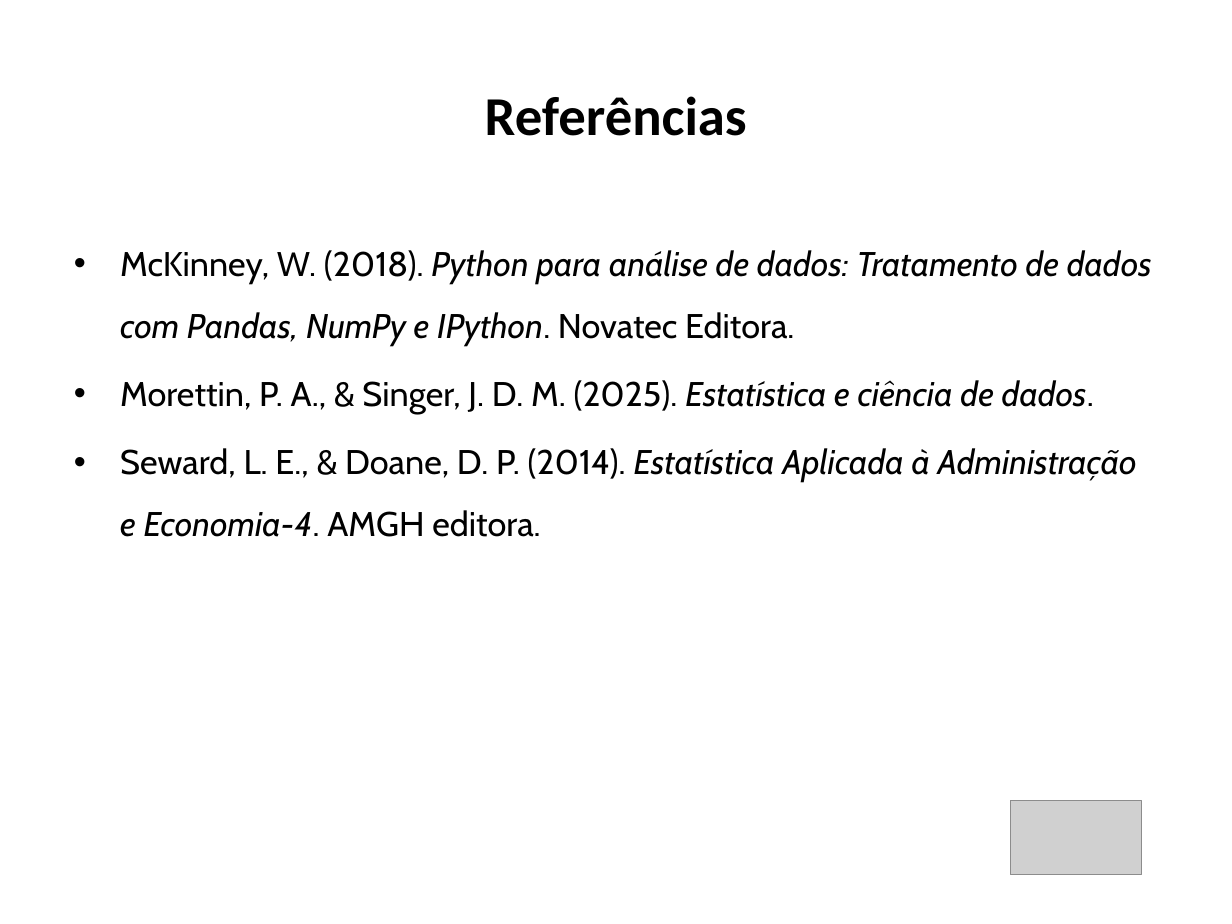
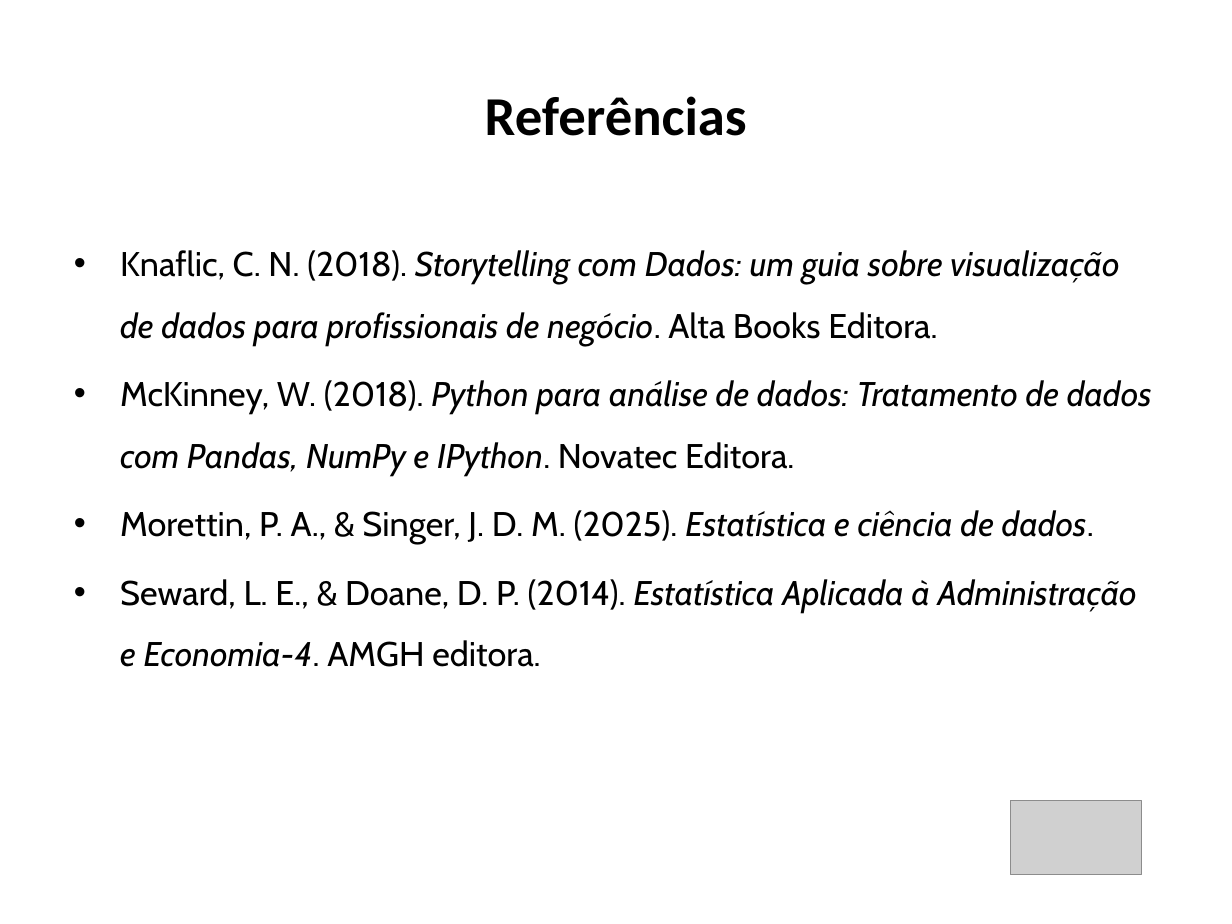
Before and after one commit to santoshenrique2021/cesar_vaga_professor, a slide deck: slide 12 of aula_visualizacao_aplicada_FINAL.pptx (slide 10 before the commit). Drawn at 1232x924 pixels with LibreOffice and Linux fonts; fonts in the diff are those of the drawing; grey boxes stand for pictures. Boxes give left, top, right and bottom in pixels: in the first picture for what was removed or moved away, otherwise in the second. Text is boxed around its words. In the diff, an @@ line names an element or a change of style, - is before the commit and + after.

Commit message:
Ajuste da apresentação
Adição de alguns pontos (slides e ideias) para melhor a aula.

```diff
--- a/aula_visualizacao_aplicada_FINAL.pptx
+++ b/aula_visualizacao_aplicada_FINAL.pptx
@@ text at (120, 250, 1119, 346): paragraph added @@
+• Knaflic, C. N. (2018). Storytelling com Dados: um guia sobre visualização de dados para profissionais de negócio. Alta Books Editora.
```
Also in this commit, not shown: 7 other slides changed, 2 slides added, 1 other file.
